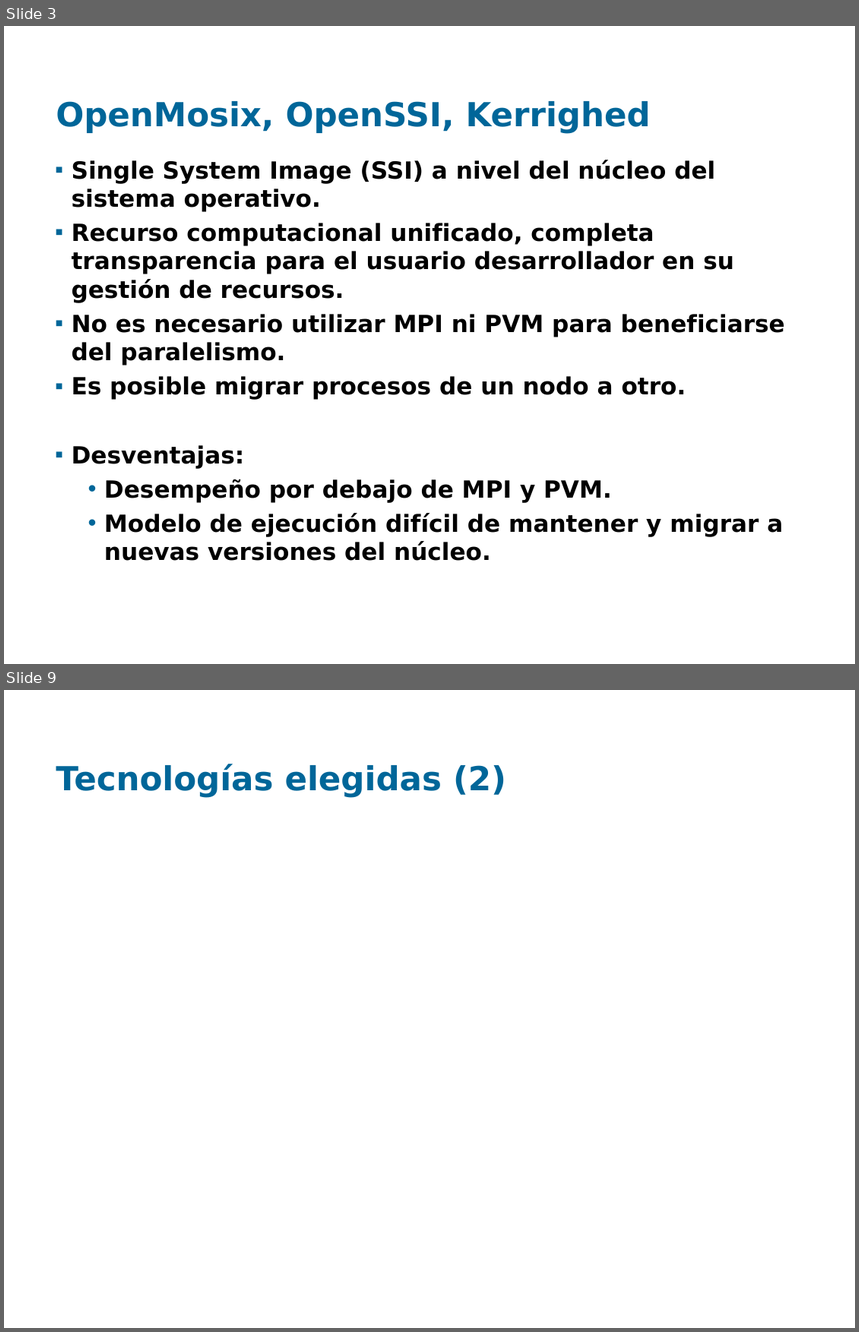
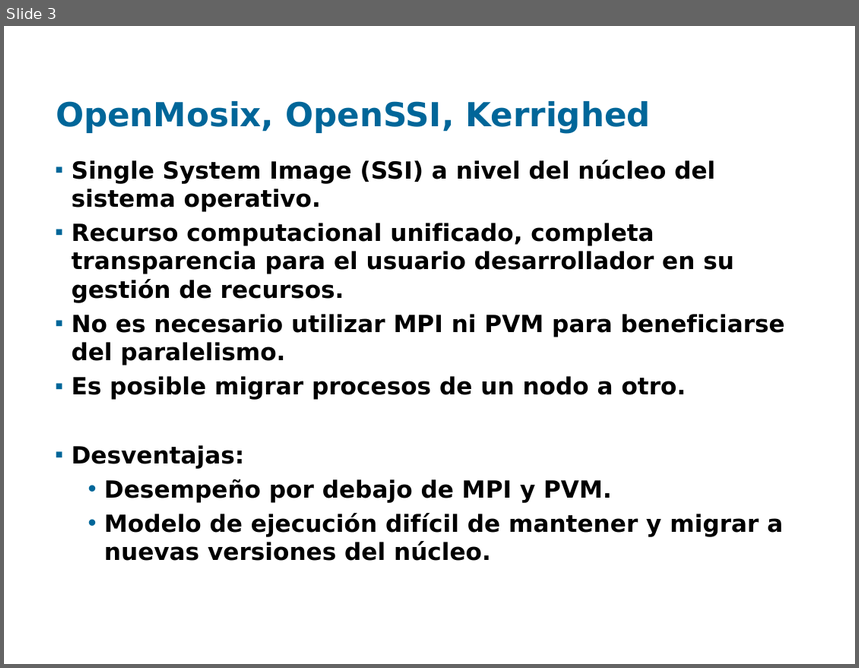
Before and after one commit to santiago-iturriaga/pgruso2007, a slide deck: Documentacion/Presentación Fenton - Santiago.ppt. Shown one above the other, each under a label of ours: slides 3 and 9 before the commit, slide 3 after it; the slides between them are not shown. The pictures are 859x1332 and 859x668 pixels, drawn with LibreOffice and Linux fonts; fonts in the diff are those of the drawing; background and template pictures are left out. Boxes give left, top, right and bottom in pixels: in the first picture for what was removed or moved away, otherwise in the second. Text is boxed around its words. In the diff, an @@ line names an element or a change of style, - is before the commit and + after.

```diff
--- a/Documentacion/Presentación Fenton - Santiago.ppt
+++ b/Documentacion/Presentación Fenton - Santiago.ppt
@@ slide 9 removed at box(4, 690, 855, 1328), background picture (left out) @@
@@ title removed at box(56, 764, 506, 798) @@
-Tecnologías elegidas (2)
```
Also in this commit, not shown: 3 slides changed, 6 slides added, 3 other slides removed.
